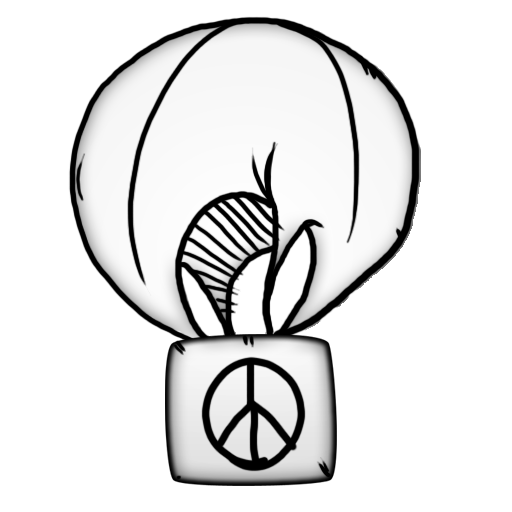
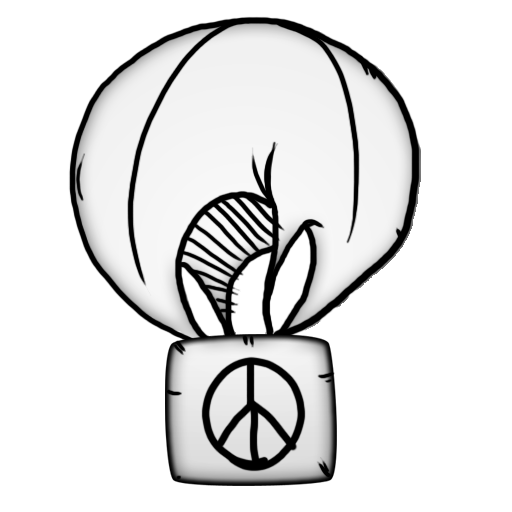
Layered file, before and after one edit (512x512). Changes by layer:
removed layer "Layer 5" over (x1=127, y1=18, x2=360, y2=296)
painted on "Layer 3" over (x1=75, y1=18, x2=421, y2=481)
